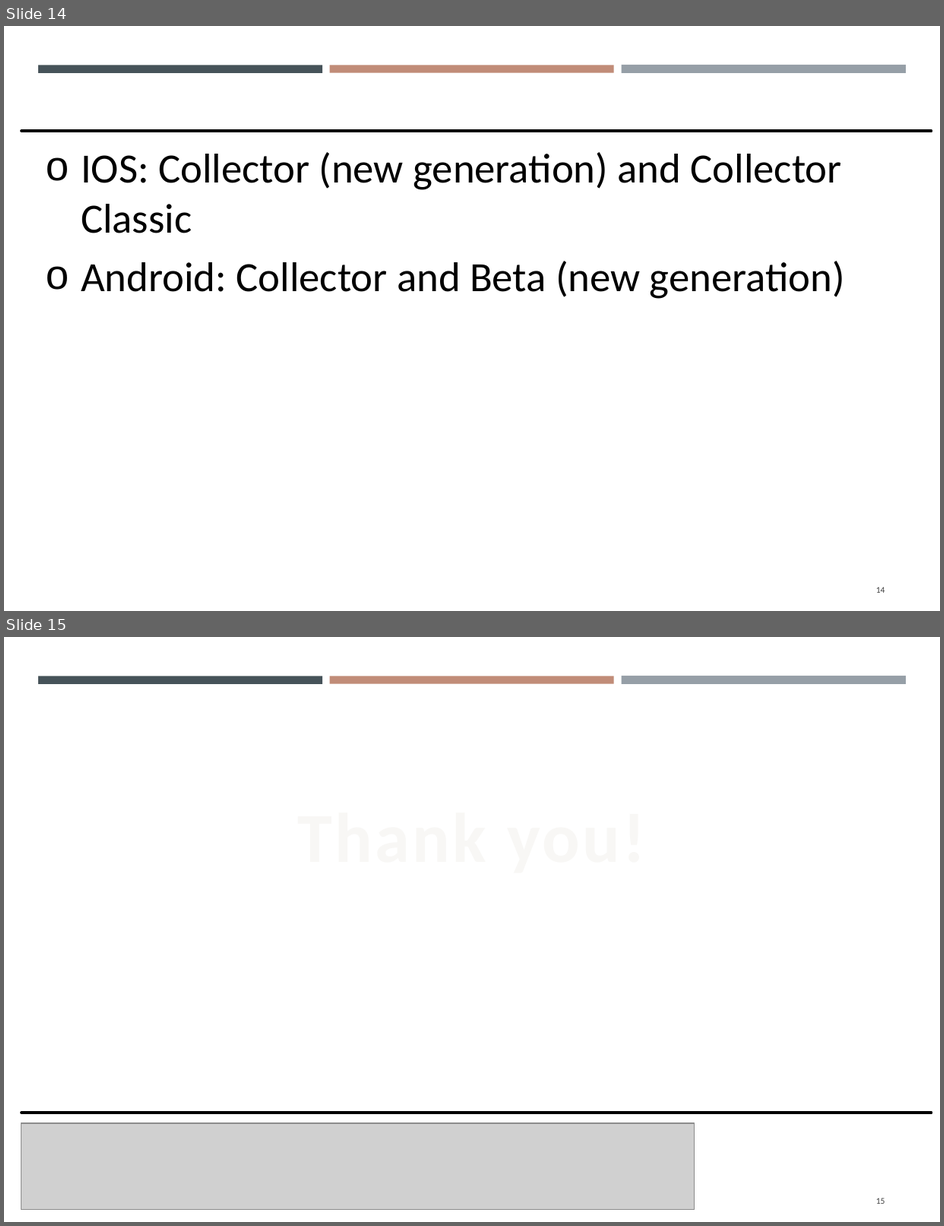
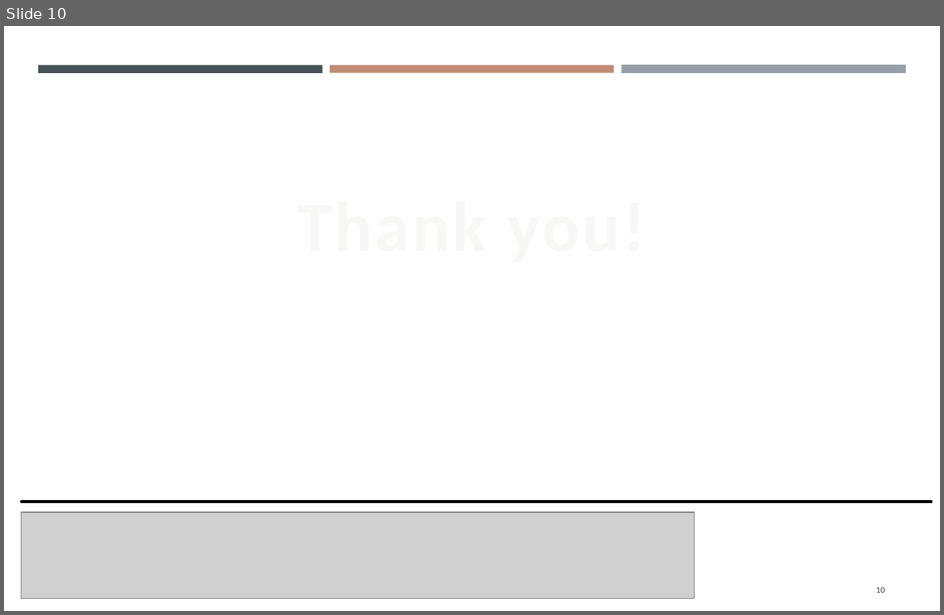
Before and after one commit to gisynw/Field_Techniques, a slide deck: docs/Lectures/Week04/Lecture09_GEOG3319_Suvery123 and Collector.pptx. Shown one above the other, each under a label of ours: slides 14 and 15 before the commit, slide 10 after it. The pictures are 944x1226 and 944x615 pixels, drawn with LibreOffice and Linux fonts; fonts in the diff are those of the drawing; grey boxes stand for pictures. Boxes give left, top, right and bottom in pixels: in the first picture for what was removed or moved away, otherwise in the second. Text is boxed around its words. In the diff, an @@ line names an element or a change of style, - is before the commit and + after.

```diff
--- a/docs/Lectures/Week04/Lecture09_GEOG3319_Suvery123 and Collector.pptx
+++ b/docs/Lectures/Week04/Lecture09_GEOG3319_Suvery123 and Collector.pptx
@@ slide 14 removed at [4, 26, 940, 611], background #FFFFFF; not listed: 3 template elements that a slide beside it also shows @@
@@ line removed from (21, 131) to (932, 131) @@
@@ text removed at [81, 152, 845, 299] @@
-o IOS: Collector (new generation) and Collector Classic
-o Android: Collector and Beta (new generation)
@@ page number removed at [876, 587, 886, 593] @@
-14
@@ what was slide 15 is now slide 10 @@
@@ page number at [876, 587, 886, 593]: text changed @@
-15
+10
```
Also in this commit, not shown: 3 slides changed, 6 slides added, 10 other slides removed, 2 other files.
